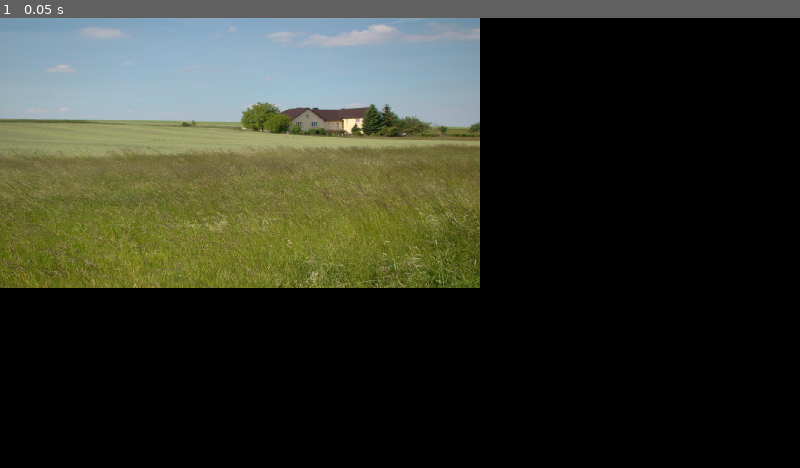
Above: before the commit, frame 1.
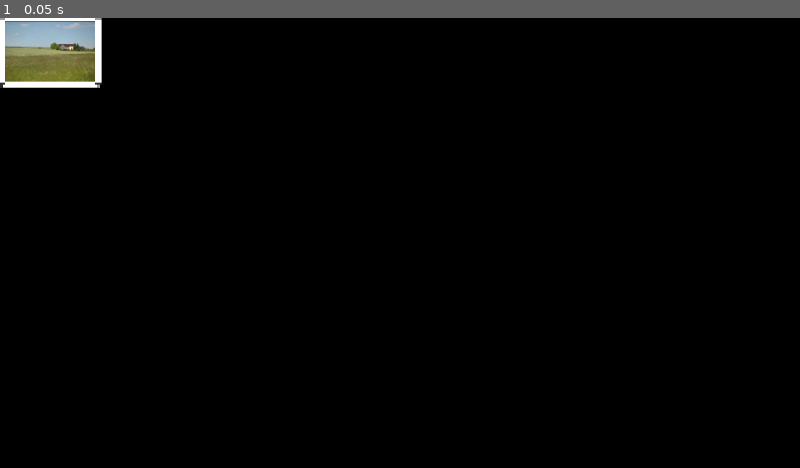
Above: after the commit, the same moment.

Repository: id-be/ShovelWare
Game: Godot game, scene res://Scenes/MicroGames/PetThePet.tscn
Same seed, same stepped clock (60 frames per second), same inputs: the game is played once before the commit and once after it. This scene is started directly instead of the project's main scene. Sound files missing from this copy of the repository are replaced by a short silence.
Inputs:
- Up to frame 1 (0.05 s): no input

The runs differ from the first frame. In frame 1, 36% of the frame differs, in the area x 0-60%, y 0-60%.

Commit message:
started work on the first microgame, "pet the pet"

Diff:
--- a/Scenes/MicroGames/BaseClass/Scripts/microgame.gd
+++ b/Scenes/MicroGames/BaseClass/Scripts/microgame.gd
@@ -44,6 +44,9 @@
 #	you shouldn't need to override this, unless you want to use
 #	physics_process
 func _ready():
+	boilerplate_ready()
+
+func boilerplate_ready():
 	set_process(false)
 	_set_initial_values()
 	emit_signal("start_game")
--- a/Scenes/MicroGames/PetThePet.tscn
+++ b/Scenes/MicroGames/PetThePet.tscn
@@ -1,19 +1,70 @@
-[gd_scene load_steps=5 format=3 uid="uid://dy30skcparclc"]
+[gd_scene load_steps=8 format=3 uid="uid://dy30skcparclc"]
 
 [ext_resource type="Script" path="res://Scenes/MicroGames/Scripts/pet_the_pet.gd" id="1_tufc1"]
 [ext_resource type="Texture2D" uid="uid://d2s2xdefqh2g8" path="res://Scenes/MicroGames/MicroGameAssets/PetThePet/Backgrounds/GreenField.jpg" id="2_nk47s"]
 [ext_resource type="Texture2D" uid="uid://cv8dg0ebed4n0" path="res://Scenes/MicroGames/MicroGameAssets/PetThePet/Backgrounds/House.jpg" id="3_eq8r8"]
 [ext_resource type="Texture2D" uid="uid://cxx85q454jhdn" path="res://Scenes/MicroGames/MicroGameAssets/PetThePet/Backgrounds/NiceMountain.jpg" id="4_ia4ox"]
+[ext_resource type="Texture2D" uid="uid://bucjr426s70d2" path="res://Assets/DEBUG/2D/Defaults/Square.png" id="5_582kv"]
+
+[sub_resource type="RectangleShape2D" id="RectangleShape2D_4kb10"]
+size = Vector2(240, 16)
+
+[sub_resource type="RectangleShape2D" id="RectangleShape2D_c2ysg"]
+size = Vector2(16, 160)
 
 [node name="PetThePet" type="Node2D"]
 script = ExtResource("1_tufc1")
 bgs = [ExtResource("2_nk47s"), ExtResource("3_eq8r8"), ExtResource("4_ia4ox")]
 
 [node name="TextureRect" type="TextureRect" parent="."]
-anchors_preset = 15
-anchor_right = 1.0
-anchor_bottom = 1.0
-offset_right = 1152.0
-offset_bottom = 648.0
-grow_horizontal = 2
-grow_vertical = 2
+offset_left = 12.0
+offset_top = 8.0
+offset_right = 228.0
+offset_bottom = 152.0
+
+[node name="Bounds" type="Node2D" parent="."]
+metadata/_edit_lock_ = true
+
+[node name="TopBound" type="StaticBody2D" parent="Bounds"]
+position = Vector2(120, 0)
+
+[node name="Sprite2D" type="Sprite2D" parent="Bounds/TopBound"]
+texture_filter = 1
+scale = Vector2(3.75, 0.25)
+texture = ExtResource("5_582kv")
+
+[node name="CollisionShape2D" type="CollisionShape2D" parent="Bounds/TopBound"]
+shape = SubResource("RectangleShape2D_4kb10")
+
+[node name="BottomBound" type="StaticBody2D" parent="Bounds"]
+position = Vector2(120, 160)
+
+[node name="Sprite2D" type="Sprite2D" parent="Bounds/BottomBound"]
+texture_filter = 1
+scale = Vector2(3.75, 0.25)
+texture = ExtResource("5_582kv")
+
+[node name="CollisionShape2D" type="CollisionShape2D" parent="Bounds/BottomBound"]
+shape = SubResource("RectangleShape2D_4kb10")
+
+[node name="LeftBound" type="StaticBody2D" parent="Bounds"]
+position = Vector2(4, 80)
+
+[node name="Sprite2D" type="Sprite2D" parent="Bounds/LeftBound"]
+texture_filter = 1
+scale = Vector2(0.25, 2.5)
+texture = ExtResource("5_582kv")
+
+[node name="CollisionShape2D" type="CollisionShape2D" parent="Bounds/LeftBound"]
+shape = SubResource("RectangleShape2D_c2ysg")
+
+[node name="RightBound" type="StaticBody2D" parent="Bounds"]
+position = Vector2(236, 80)
+
+[node name="Sprite2D" type="Sprite2D" parent="Bounds/RightBound"]
+texture_filter = 1
+scale = Vector2(0.25, 2.5)
+texture = ExtResource("5_582kv")
+
+[node name="CollisionShape2D" type="CollisionShape2D" parent="Bounds/RightBound"]
+shape = SubResource("RectangleShape2D_c2ysg")
--- a/Scenes/MicroGames/Scripts/pet_the_pet.gd
+++ b/Scenes/MicroGames/Scripts/pet_the_pet.gd
@@ -1,15 +1,34 @@
-extends Node2D
+extends microgame
 
 @export var bgs = []
 @onready var bg = $TextureRect
 
-# Called when the node enters the scene tree for the first time.
+
+func _init(dif = difficulty):
+	_time_step = 0.4
+	_music_track = load("res://Scenes/MicroGames/ExampleMicroGame/Assets/Audio/DebugTrack.ogg")
+	prompt = "Pet!"
+	difficulty = dif
+
 func _ready():
+	boilerplate_ready()
+
 	var my_bg = randi_range(0, bgs.size()-1)
 	bg.set_texture(bgs[my_bg])
 	pass # Replace with function body.
-
-
+func _set_difficulty(dif):
+	match dif:
+		"easy":
+			pass
+		"medium":
+			pass
+		"hard":
+			pass
+func _set_initial_values():
+	pass
 # Called every frame. 'delta' is the elapsed time since the previous frame.
 func _process(delta):
 	pass
+
+func animate_pet():
+	pass
--- a/Scenes/MicroGamesHandler/MicroGamesHandler.tscn
+++ b/Scenes/MicroGamesHandler/MicroGamesHandler.tscn
@@ -70,10 +70,10 @@
 render_target_update_mode = 4
 
 [node name="ColorRect" type="ColorRect" parent="."]
-offset_left = -80.0
-offset_top = -60.0
-offset_right = 80.0
-offset_bottom = 60.0
+offset_left = -108.0
+offset_top = -72.0
+offset_right = 108.0
+offset_bottom = 72.0
 color = Color(0, 0, 0, 1)
 
 [node name="WinLossRect" type="ColorRect" parent="."]
--- a/Scenes/MicroGamesHandler/Scripts/MicroGamesHandler.gd
+++ b/Scenes/MicroGamesHandler/Scripts/MicroGamesHandler.gd
@@ -39,6 +39,7 @@
 var microgames_queue
 
 var speed_up_flag
+var cur_game_speed = 1
 
 signal zoom_into_microgame
 signal zoom_out_of_microgame
@@ -50,7 +51,8 @@
 	await $PromptLabel/AnimationPlayer.animation_finished
 	return
 
-func speed_up():
+func speed_up(new_speed):
+	cur_game_speed = new_speed
 	pass
 
 func update_microgame_difficulty(new_difficulty):
Binary file added: Assets/.RAW/Images/DS DSi - WarioWare DIY - Hare Raising.png
Binary file added: Assets/.RAW/Images/Fly.aseprite
Binary file added: Assets/.RAW/Images/Game Boy Advance - WarioWare Inc Mega Microgames - Blow Hole Bridge.png
Binary file added: Assets/.RAW/Images/Game Boy Advance - WarioWare Inc Mega Microgames - Game Boy.png
Binary file added: Assets/.RAW/Images/Game Boy Advance - WarioWare Twisted - Bomb Timer.png
Binary file added: Assets/.RAW/Images/Nintendo Switch - WarioWare Get It Together - WarioWare Twisted.png
Binary file added: Assets/.RAW/Images/bombdoodles.aseprite
Binary file added: Assets/.RAW/Images/guy.aseprite
Binary file added: Assets/.RAW/Images/mushroomcloud.aseprite
Binary file added: Assets/.RAW/Images/petthepet/hand.png
Binary file added: Assets/.RAW/Images/petthepet/handscaled.png
Binary file added: Assets/.RAW/Images/petthepet/handxs.png
(and 8 more such lines)
